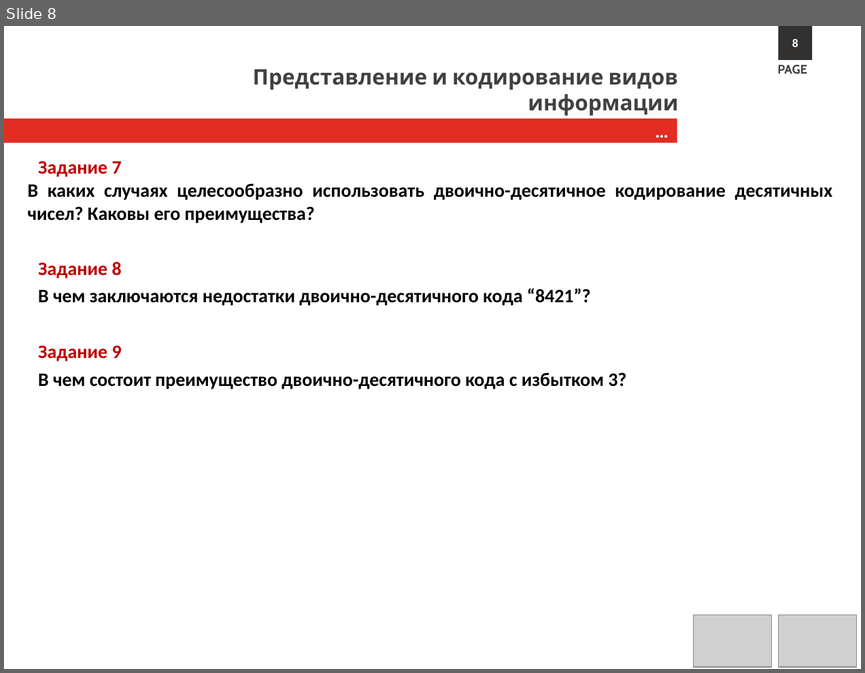
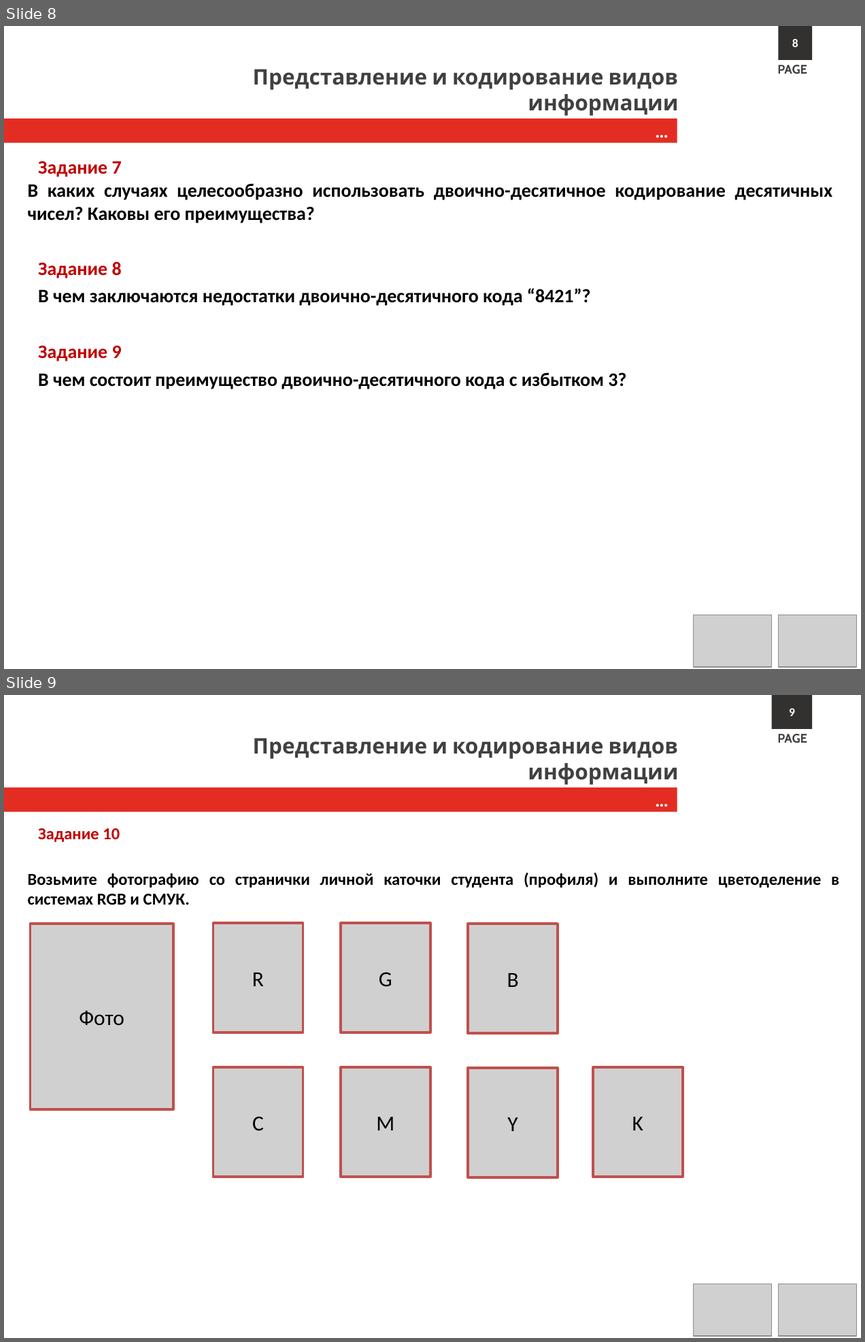
Before and after one commit to s1211001142/computer_science_course, a slide deck: Lectures/Л2.Представление и кодирование информации.Самостоятельная работа.pptx. Shown one above the other, each under a label of ours: slide 8 before the commit, slides 8 and 9 after it. The pictures are 865x673 and 865x1342 pixels, drawn with LibreOffice and Linux fonts; fonts in the diff are those of the drawing; grey boxes stand for pictures; background and template pictures are left out. Boxes give left, top, right and bottom in pixels: in the first picture for what was removed or moved away, otherwise in the second. Text is boxed around its words. In the diff, an @@ line names an element or a change of style, - is before the commit and + after.

```diff
--- a/Lectures/Л2.Представление и кодирование информации.Самостоятельная работа.pptx
+++ b/Lectures/Л2.Представление и кодирование информации.Самостоятельная работа.pptx
@@ slide 9 added at (x1=4, y1=695, x2=861, y2=1338), background picture (left out) @@
@@ rectangle added at (x1=772, y1=695, x2=812, y2=729), fill #333030, 10 pt, text #FFFFFF, bold @@
+9
@@ text added at (x1=777, y1=734, x2=807, y2=743), 10.5 pt, text #404040, bold @@
+PAGE
@@ text added at (x1=253, y1=738, x2=679, y2=785), 18 pt, text #404040, bold @@
+Представление и кодирование видов информации
@@ subtitle added at (x1=4, y1=787, x2=677, y2=811), fill #E32C22, 16 pt, text #FFFFFF, bold @@
+…
@@ text added at (x1=28, y1=828, x2=839, y2=905), 14 pt, text #000000, bold @@
+Задание 10
+Возьмите фотографию со странички личной каточки студента (профиля) и выполните цветоделение в системах RGB и СМУК.
@@ picture added at (x1=30, y1=923, x2=173, y2=1110), 18 pt, text #000000 @@
+Фото
@@ picture added at (x1=213, y1=923, x2=303, y2=1032), 18 pt, text #000000 @@
+R
@@ picture added at (x1=341, y1=923, x2=430, y2=1032), 18 pt, text #000000 @@
+G
@@ picture added at (x1=468, y1=923, x2=558, y2=1034), 18 pt, text #000000 @@
+B
@@ picture added at (x1=213, y1=1067, x2=303, y2=1176), 18 pt, text #000000 @@
+C
@@ picture added at (x1=341, y1=1067, x2=430, y2=1176), 18 pt, text #000000 @@
+M
@@ picture added at (x1=468, y1=1068, x2=558, y2=1177), 18 pt, text #000000 @@
+Y
@@ picture added at (x1=593, y1=1067, x2=683, y2=1176), 18 pt, text #000000 @@
+K
@@ picture added at (x1=694, y1=1284, x2=772, y2=1336) @@
@@ picture added at (x1=778, y1=1284, x2=855, y2=1336) @@
```
Also in this commit, not shown: 1 other file.
